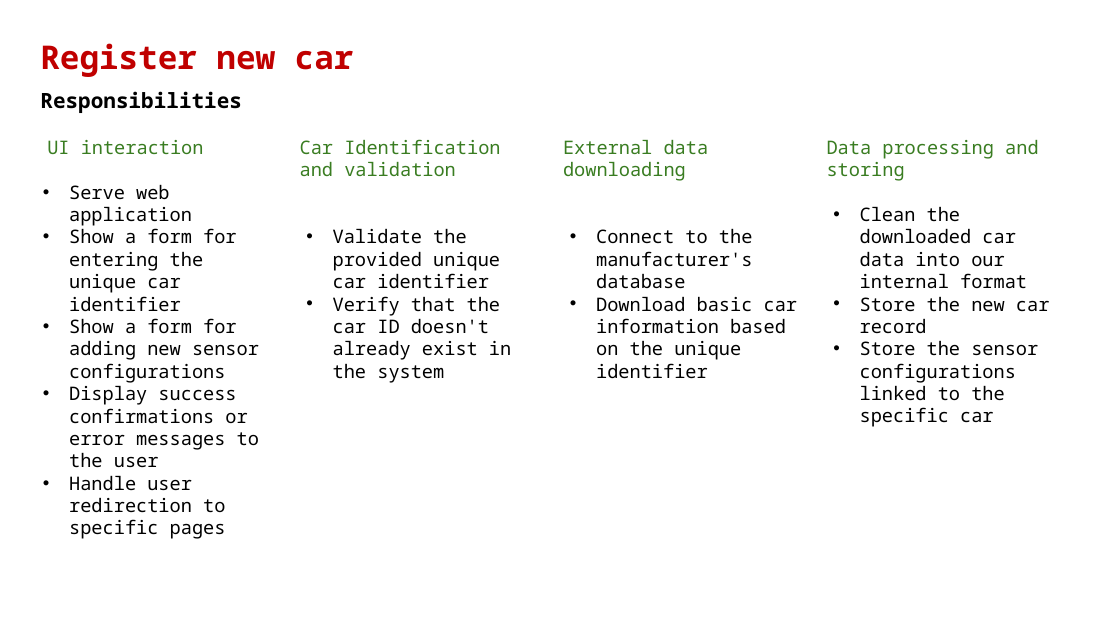
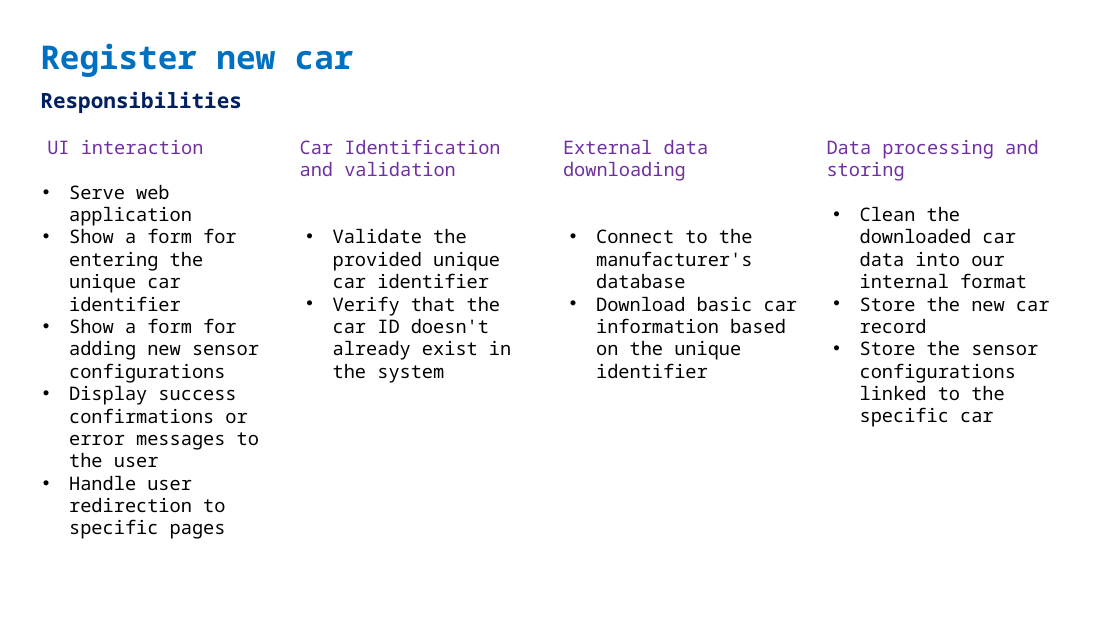
Before and after one commit to alexeykko/rct-project-nswi130, a slide deck: slide 4 of RacingCarTrackerPresentation.pptx. Drawn at 1120x630 pixels with LibreOffice and Linux fonts; fonts in the diff are those of the drawing. Boxes give left, top, right and bottom in pixels: in the first picture for what was removed or moved away, otherwise in the second. Text is boxed around its words. In the diff, an @@ line names an element or a change of style, - is before the commit and + after.

```diff
--- a/RacingCarTrackerPresentation.pptx
+++ b/RacingCarTrackerPresentation.pptx
@@ text "Register new car" at [40, 43, 354, 77]: text colour #C00000 to #0070C0 @@
@@ text "Responsibilities" at [40, 91, 242, 113]: text colour #000000 to #002060 @@
@@ text at [47, 140, 204, 154]: text colour #3B7D23 to #7030A0 in "UI interaction" @@
@@ text at [300, 139, 500, 176]: text colour #3B7D23 to #7030A0 in "Car Identification and validation" @@
@@ text at [563, 140, 709, 181]: text colour #3B7D23 to #7030A0 in "External data downloading" @@
@@ text at [827, 140, 1038, 181]: text colour #3B7D23 to #7030A0 in "Data processing and storing" @@
```
Also in this commit, not shown: 22 other slides changed.
